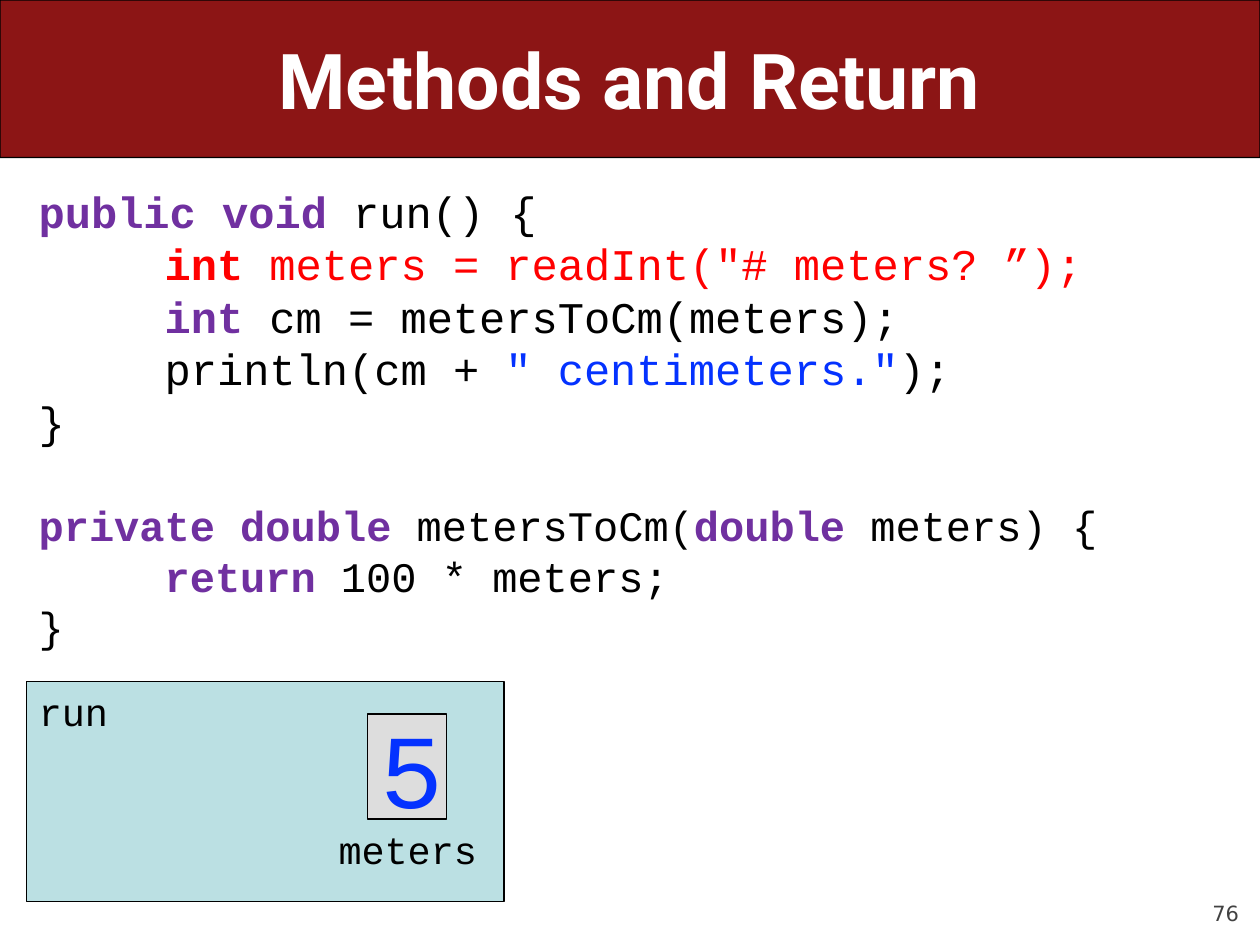
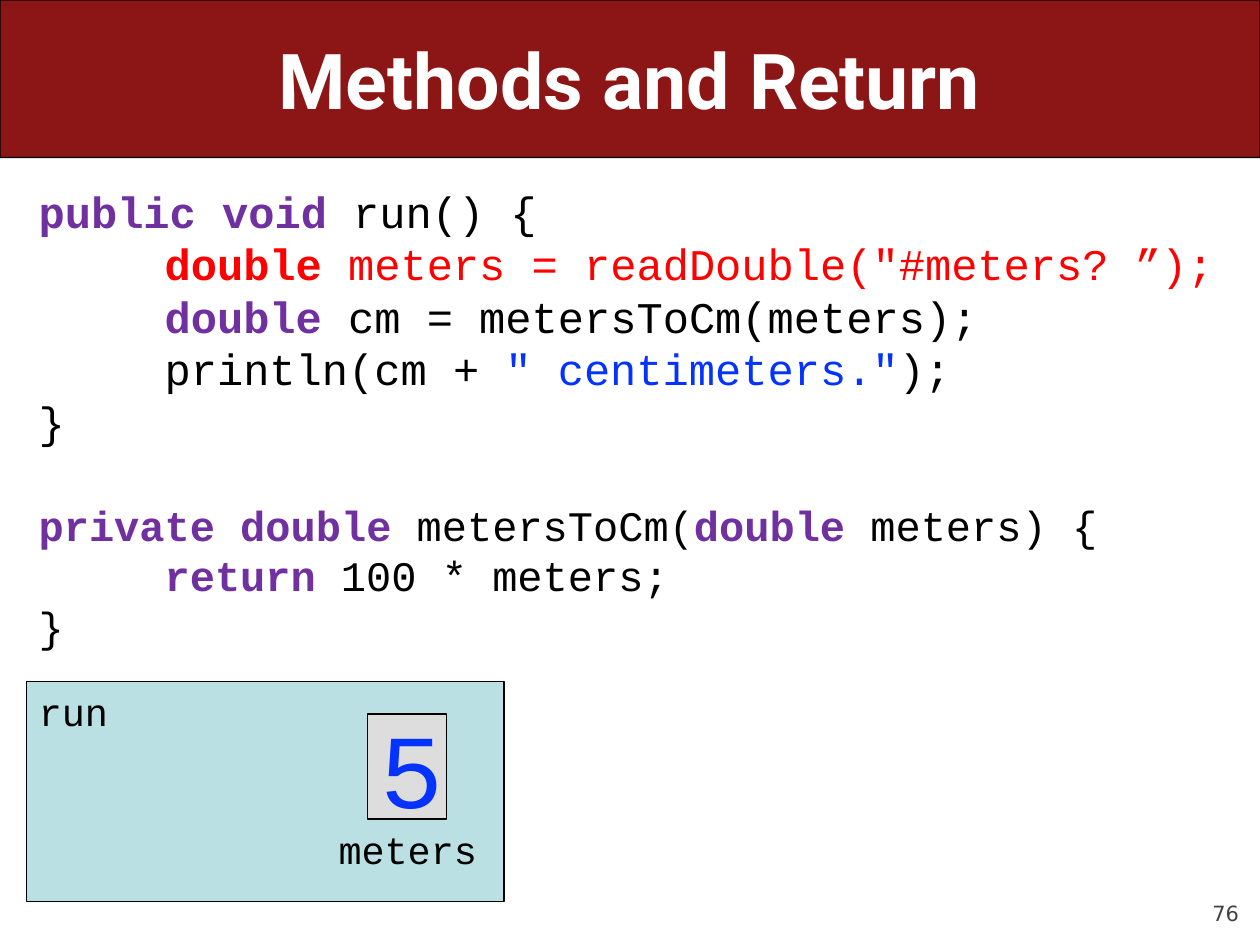
Before and after one commit to ckincaid17/cs106a-summer-2018, a slide deck: slide 76 of WWW/lectures/Lecture7/Lecture7.pptx. Drawn at 1260x945 pixels with LibreOffice and Linux fonts; fonts in the diff are those of the drawing. Boxes give left, top, right and bottom in pixels: in the first picture for what was removed or moved away, otherwise in the second. Text is boxed around its words. In the diff, an @@ line names an element or a change of style, - is before the commit and + after.

```diff
--- a/WWW/lectures/Lecture7/Lecture7.pptx
+++ b/WWW/lectures/Lecture7/Lecture7.pptx
@@ text at (165, 249, 1109, 342): text changed @@
-int meters = readInt("# meters? ”);
-int cm = metersToCm(meters);
+double meters = readDouble("#meters? ”);
+double cm = metersToCm(meters);
```
Also in this commit, not shown: 20 other slides changed, 1 other file.
